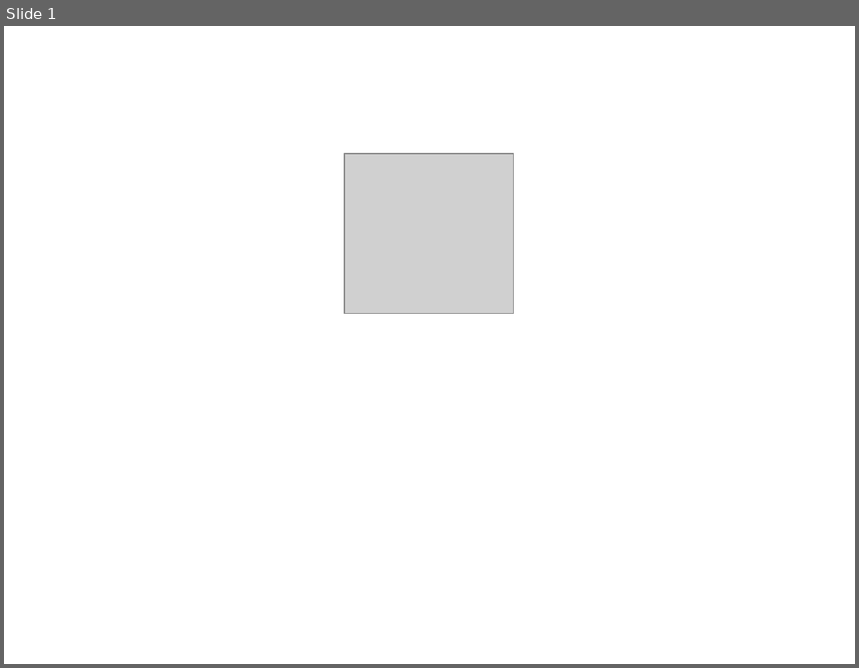
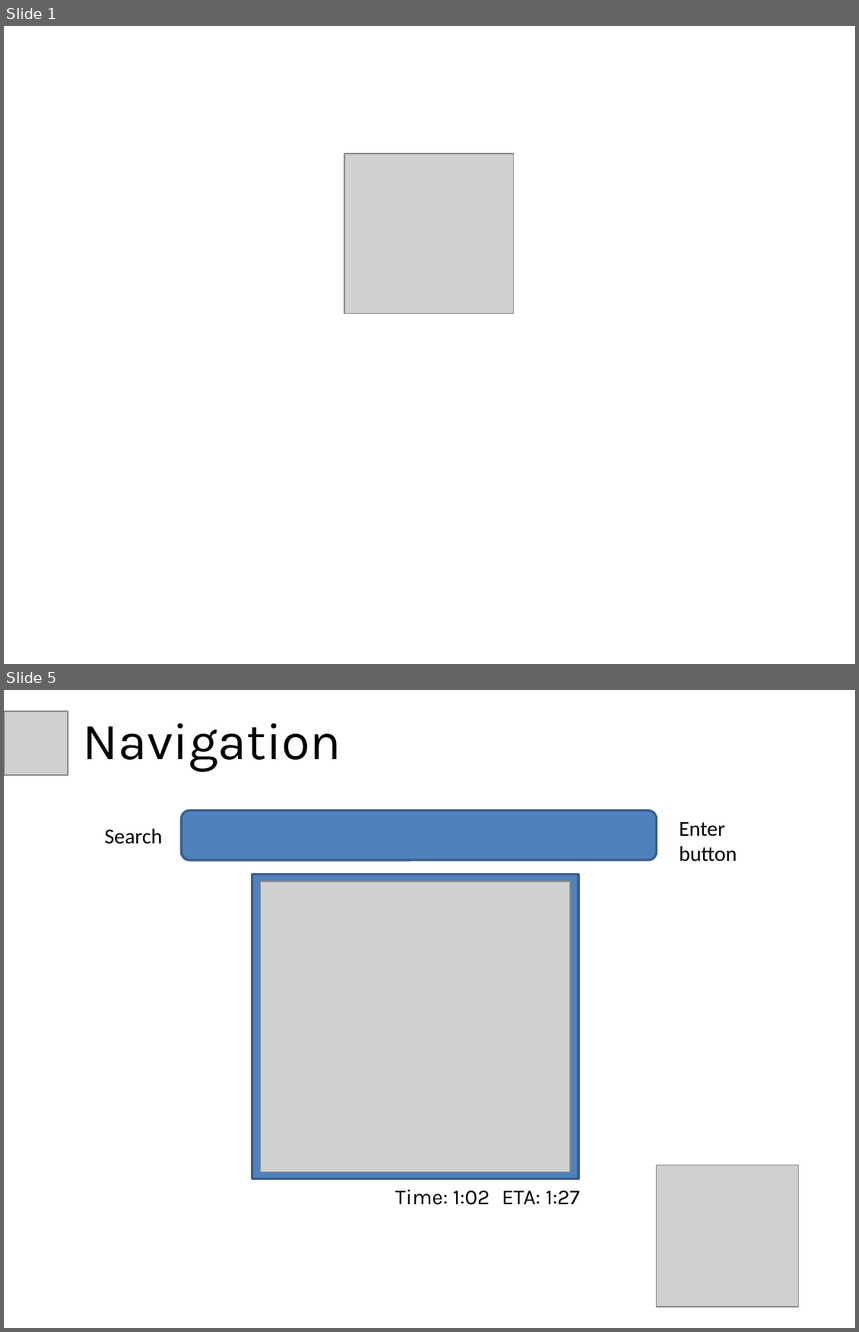
Before and after one commit to TeamCats/Docs, a slide deck: Mockup.pptx. Shown one above the other, each under a label of ours: slide 1 before the commit, slides 1 and 5 after it; the slides between them are not shown. The pictures are 859x668 and 859x1332 pixels, drawn with LibreOffice and Linux fonts; fonts in the diff are those of the drawing; grey boxes stand for pictures. Boxes give left, top, right and bottom in pixels: in the first picture for what was removed or moved away, otherwise in the second. Text is boxed around its words. In the diff, an @@ line names an element or a change of style, - is before the commit and + after.

```diff
--- a/Mockup.pptx
+++ b/Mockup.pptx
@@ slide 5 added at box(4, 690, 855, 1328), background #FFFFFF @@
@@ picture added at box(4, 711, 68, 775) @@
@@ text added at box(83, 723, 341, 772), 44 pt, text #000000 @@
+Navigation
@@ rounded rectangle added at box(181, 811, 656, 860), fill #4F81BD, outline #3A5F8C 2 pt @@
@@ text added at box(679, 822, 737, 862), 18 pt, text #000000 @@
+Enter button
@@ text added at box(104, 828, 162, 844), 18 pt, text #000000 @@
+Search
@@ rectangle added at box(253, 875, 579, 1179), fill #4F81BD, outline #3A5F8C 2 pt @@
@@ picture added at box(260, 882, 570, 1173) @@
@@ picture added at box(657, 1165, 799, 1307) @@
@@ text added at box(395, 1189, 490, 1205), 18 pt, text #000000 @@
+Time: 1:02
@@ text added at box(502, 1191, 580, 1205), 18 pt, text #000000 @@
+ETA: 1:27
```
Also in this commit, not shown: 3 slides changed, 2 other slides added.
